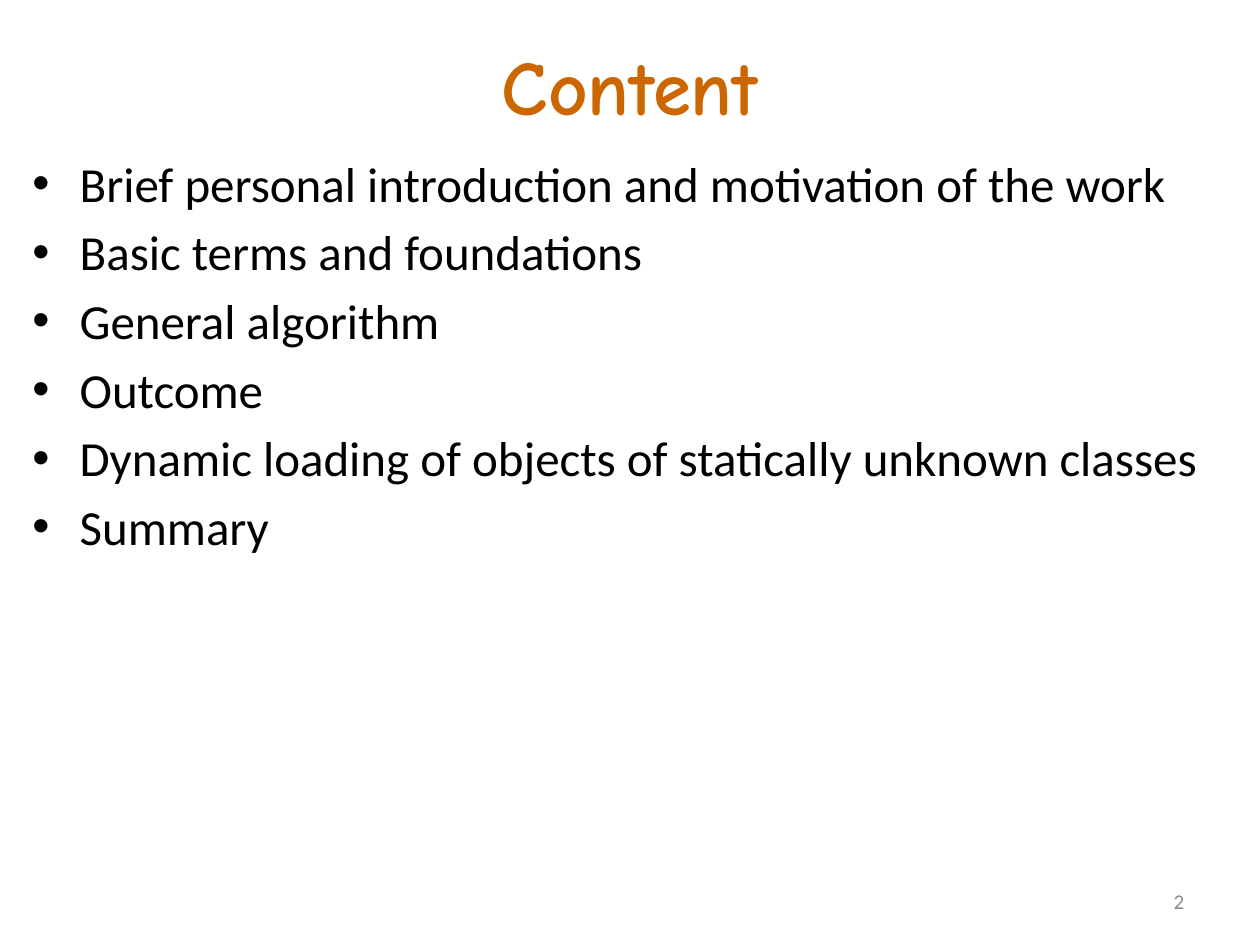
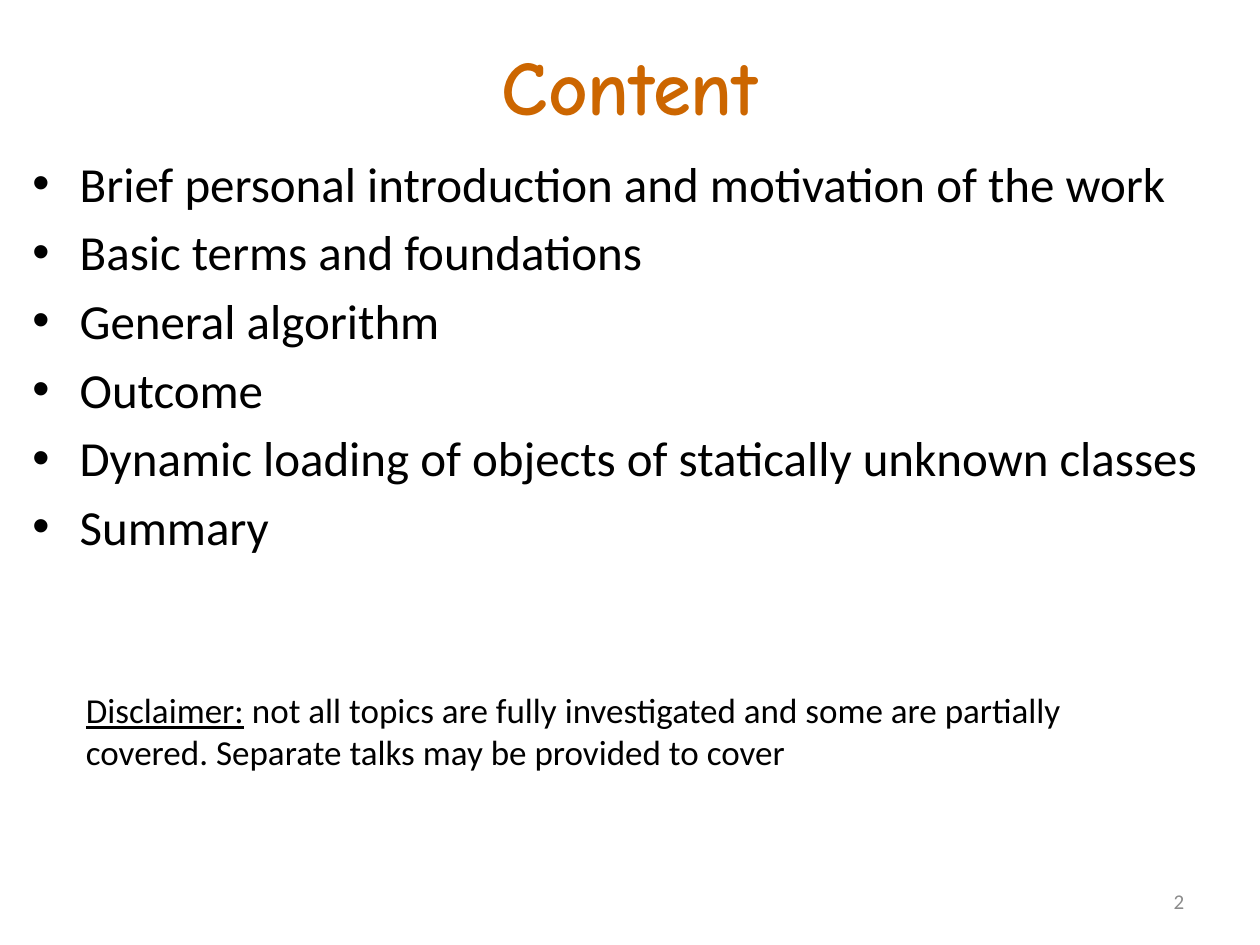
Before and after one commit to akanatov/SLang-, a slide deck: slide 2 of Docs/Incidence matrix and OOP.pptx. Drawn at 1260x945 pixels with LibreOffice and Linux fonts; fonts in the diff are those of the drawing. Boxes give left, top, right and bottom in pixels: in the first picture for what was removed or moved away, otherwise in the second. Text is boxed around its words. In the diff, an @@ line names an element or a change of style, - is before the commit and + after.

```diff
--- a/Docs/Incidence matrix and OOP.pptx
+++ b/Docs/Incidence matrix and OOP.pptx
@@ text added at (x1=86, y1=698, x2=1061, y2=771), 20 pt, text #000000 @@
+Disclaimer: not all topics are fully investigated and some are partially covered. Separate talks may be provided to cover
```
Also in this commit, not shown: 5 other slides changed, 1 other file.
